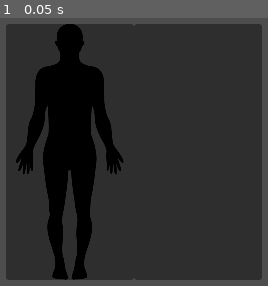
Above: before the commit, frame 1.
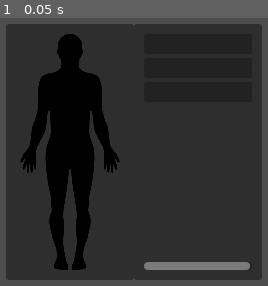
Above: after the commit, the same moment.

Repository: ProfG1/NeonBreakout
Game: Godot game, scene res://scenes/gui/LimbBaseHealthSystem.tscn
Same seed, same stepped clock (60 frames per second), same inputs: the game is played once before the commit and once after it. This scene is started directly instead of the project's main scene.
Inputs:
- Up to frame 1 (0.05 s): no input

The runs differ from the first frame. In frame 1, 5.0% of the frame differs, in the area x 5-94%, y 2-98%.

Commit message:
Update LimbBaseHealthSystem.tscn

Diff:
--- a/scenes/gui/LimbBaseHealthSystem.tscn
+++ b/scenes/gui/LimbBaseHealthSystem.tscn
@@ -51,6 +51,10 @@
 
 [node name="MarginContainer" type="MarginContainer" parent="AspectRatioContainer/HBoxContainer/PanelContainer"]
 layout_mode = 2
+theme_override_constants/margin_left = 10
+theme_override_constants/margin_top = 10
+theme_override_constants/margin_right = 10
+theme_override_constants/margin_bottom = 10
 
 [node name="Sprite2D" type="Sprite2D" parent="AspectRatioContainer/HBoxContainer/PanelContainer/MarginContainer"]
 visible = false
@@ -65,3 +69,30 @@
 [node name="PanelContainer2" type="PanelContainer" parent="AspectRatioContainer/HBoxContainer"]
 layout_mode = 2
 size_flags_horizontal = 3
+
+[node name="MarginContainer" type="MarginContainer" parent="AspectRatioContainer/HBoxContainer/PanelContainer2"]
+layout_mode = 2
+theme_override_constants/margin_left = 10
+theme_override_constants/margin_top = 10
+theme_override_constants/margin_right = 10
+theme_override_constants/margin_bottom = 10
+
+[node name="ScrollContainer" type="ScrollContainer" parent="AspectRatioContainer/HBoxContainer/PanelContainer2/MarginContainer"]
+layout_mode = 2
+
+[node name="VBoxContainer" type="VBoxContainer" parent="AspectRatioContainer/HBoxContainer/PanelContainer2/MarginContainer/ScrollContainer"]
+layout_mode = 2
+
+[node name="PanelContainer" type="PanelContainer" parent="AspectRatioContainer/HBoxContainer/PanelContainer2/MarginContainer/ScrollContainer/VBoxContainer"]
+custom_minimum_size = Vector2(110, 20)
+layout_mode = 2
+size_flags_horizontal = 4
+size_flags_vertical = 0
+
+[node name="PanelContainer2" type="PanelContainer" parent="AspectRatioContainer/HBoxContainer/PanelContainer2/MarginContainer/ScrollContainer/VBoxContainer"]
+custom_minimum_size = Vector2(110, 20)
+layout_mode = 2
+
+[node name="PanelContainer3" type="PanelContainer" parent="AspectRatioContainer/HBoxContainer/PanelContainer2/MarginContainer/ScrollContainer/VBoxContainer"]
+custom_minimum_size = Vector2(110, 20)
+layout_mode = 2
